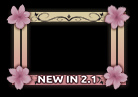
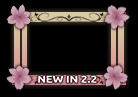
Comparing the layer stacks of the two 138 x 97 images. Changes:
painted on "NEW IN 1.5 make sure to add alpha" over [89, 74, 98, 85]
